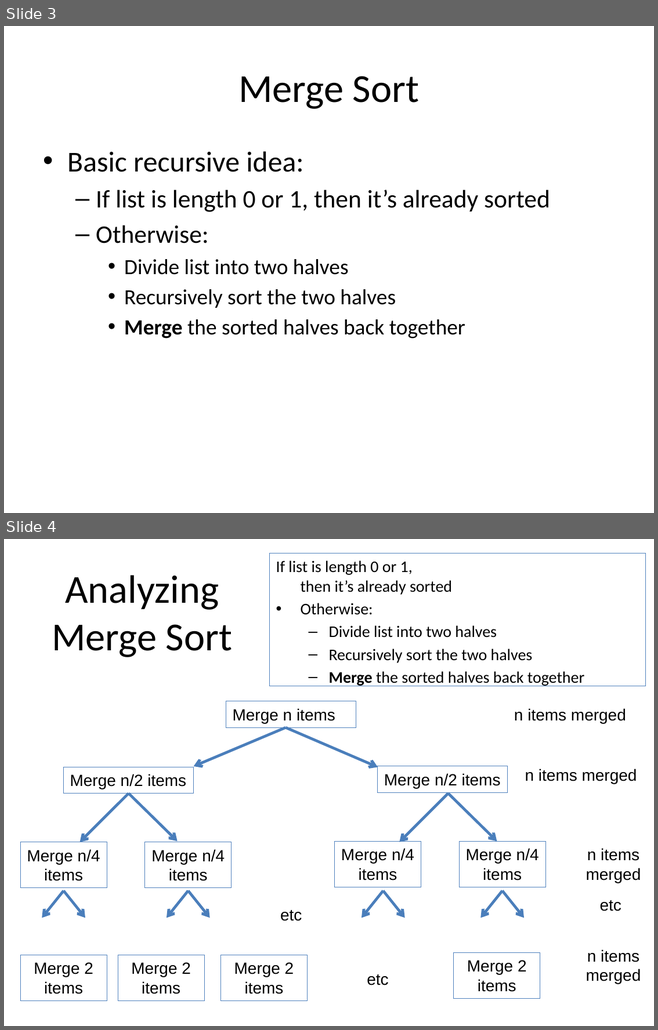
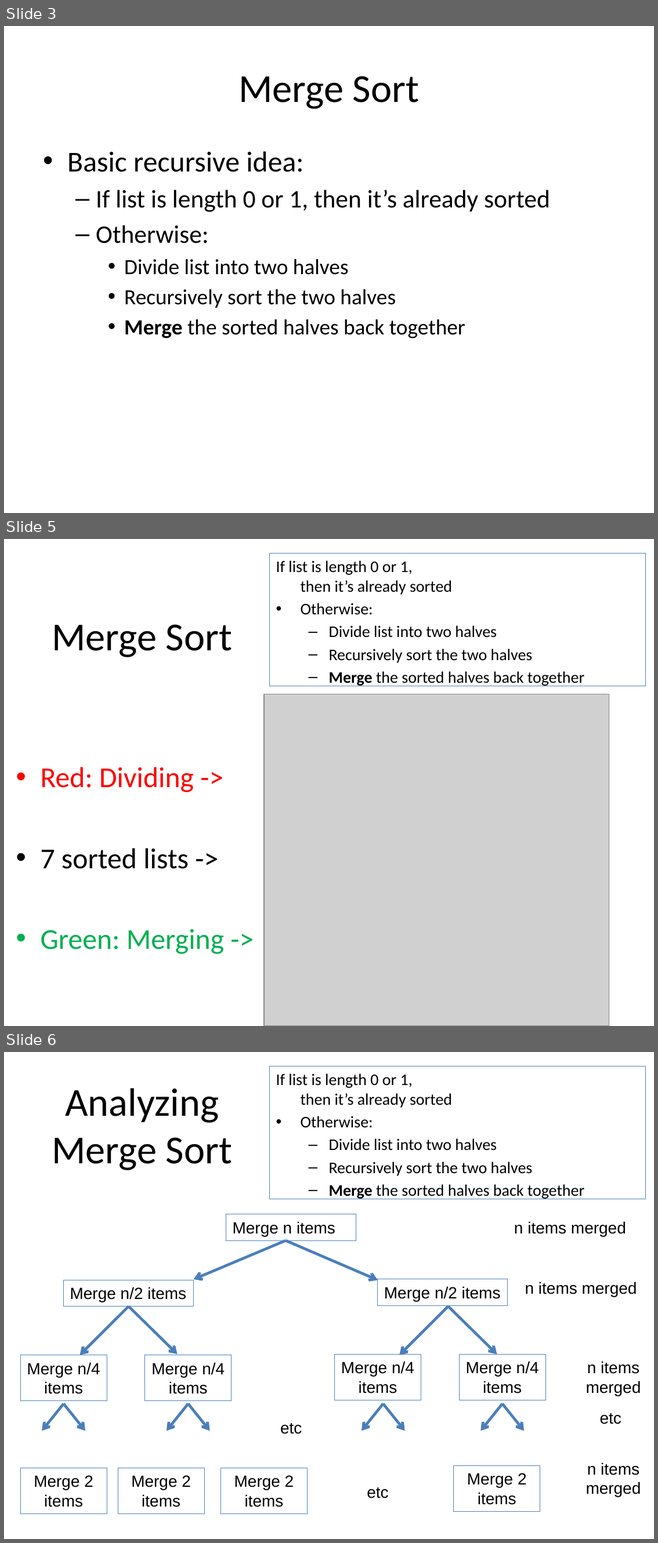
Before and after one commit to RHIT-CSSE/csse220, a slide deck: ClassMaterials/MergeSort/Slides/MergeSort.pptx. Shown one above the other, each under a label of ours: slides 3 and 4 before the commit, slides 3, 5 and 6 after it; the slides between them are not shown. The pictures are 658x1030 and 658x1543 pixels, drawn with LibreOffice and Linux fonts; fonts in the diff are those of the drawing; grey boxes stand for pictures. Boxes give left, top, right and bottom in pixels: in the first picture for what was removed or moved away, otherwise in the second. Text is boxed around its words. In the diff, an @@ line names an element or a change of style, - is before the commit and + after.

```diff
--- a/ClassMaterials/MergeSort/Slides/MergeSort.pptx
+++ b/ClassMaterials/MergeSort/Slides/MergeSort.pptx
@@ slide 5 added at [4,539,654,1026], background #FFFFFF @@
@@ text added at [269,553,645,686], outline #4F81BD 0.75 pt, 18 pt, text #000000 @@
+If list is length 0 or 1,
+then it’s already sorted
+• Otherwise:
+  – Divide list into two halves
+  – Recursively sort the two halves
+  – Merge the sorted halves back together
@@ title added at [52,624,232,657], 44 pt, text #000000 @@
+Merge Sort
@@ picture added at [264,694,609,1026] @@
@@ text added at [41,767,224,954], 32 pt, text #00B050 @@
+• Red: Dividing ->
+• 7 sorted lists ->
+• Green: Merging ->
@@ what was slide 4 is now slide 6 @@
```
Also in this commit, not shown: 3 slides changed, 12 other slides added, 1 slide removed, 2 other files.
